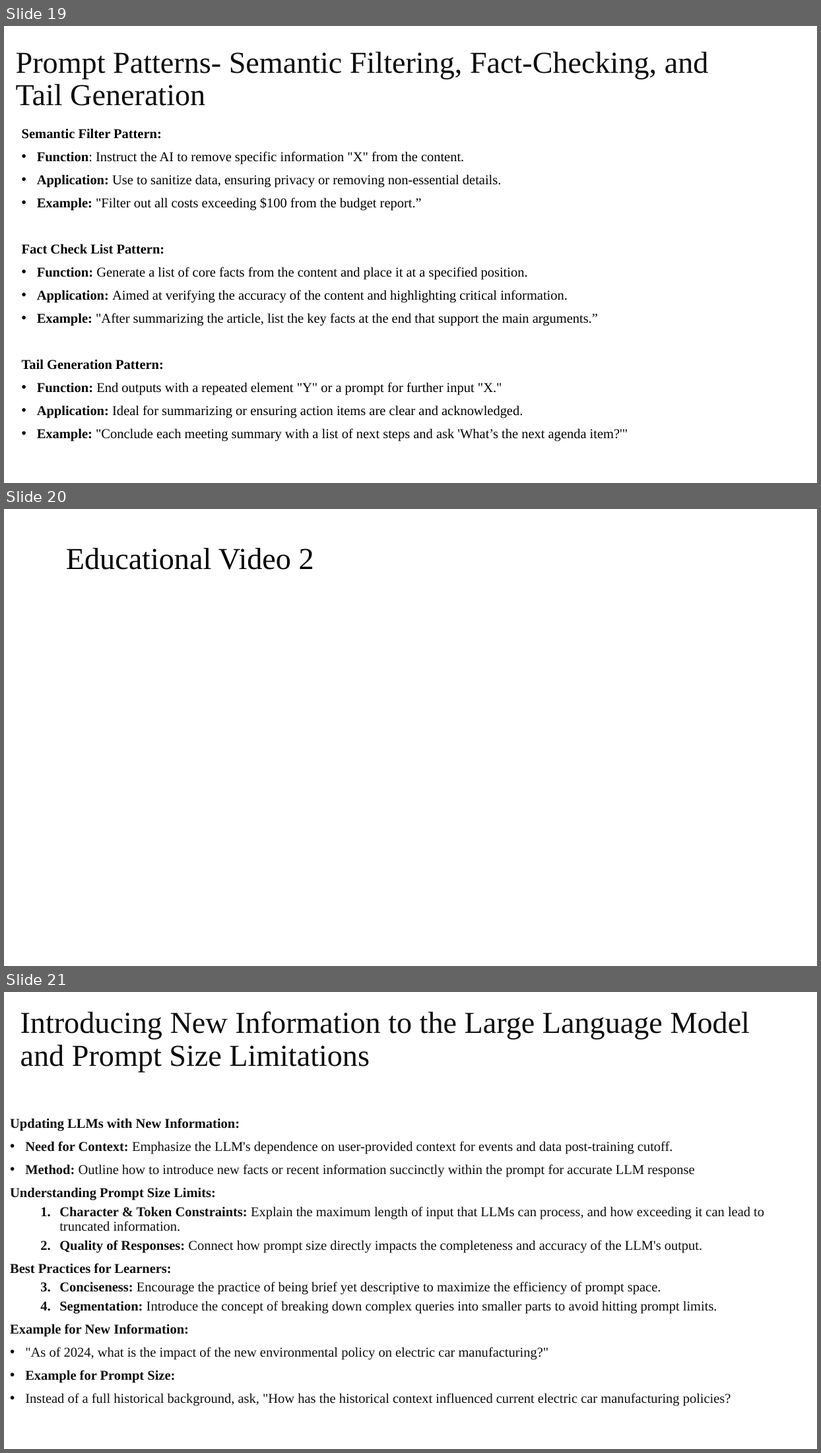
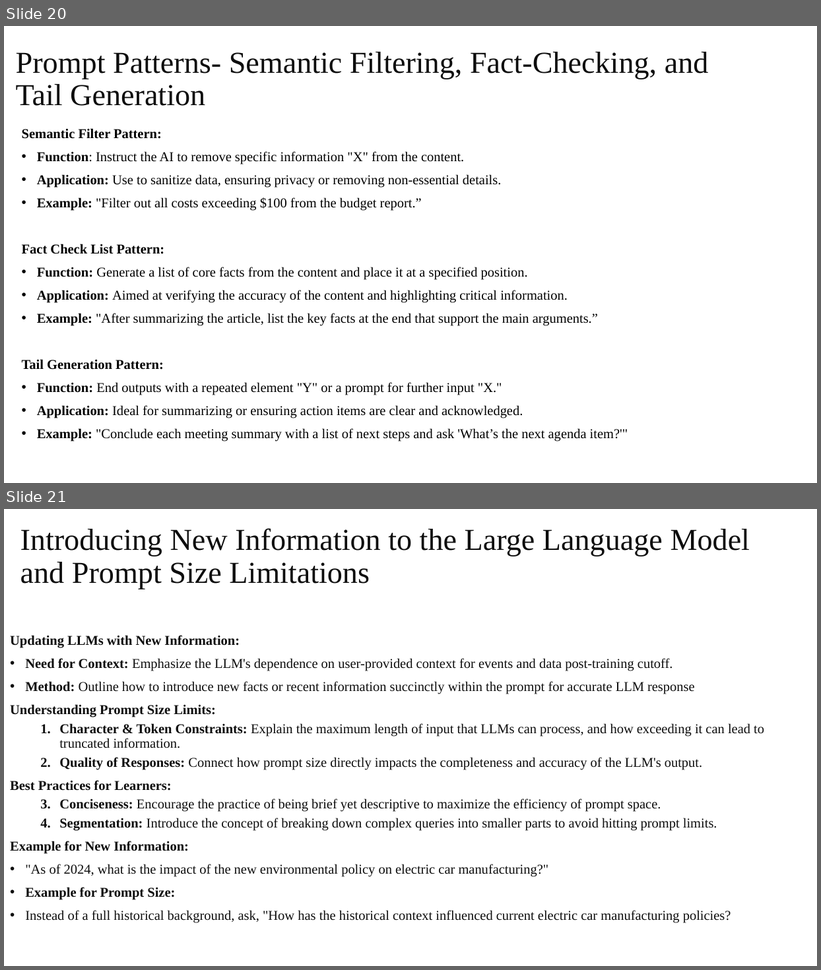
Before and after one commit to Humanitariansai/OPT, a slide deck: PROMPT_ENGINEERING_AND_AI/LLM-Intro_Prompting-SlideDecks_Videos_Quizzes/Introduction to LLMs and Prompting_Module1.pptx. Shown one above the other, each under a label of ours: slides 19, 20 and 21 before the commit, slides 20 and 21 after it. The pictures are 821x1453 and 821x970 pixels, drawn with LibreOffice and Linux fonts; fonts in the diff are those of the drawing. Boxes give left, top, right and bottom in pixels: in the first picture for what was removed or moved away, otherwise in the second. Text is boxed around its words. In the diff, an @@ line names an element or a change of style, - is before the commit and + after.

```diff
--- a/PROMPT_ENGINEERING_AND_AI/LLM-Intro_Prompting-SlideDecks_Videos_Quizzes/Introduction to LLMs and Prompting_Module1.pptx
+++ b/PROMPT_ENGINEERING_AND_AI/LLM-Intro_Prompting-SlideDecks_Videos_Quizzes/Introduction to LLMs and Prompting_Module1.pptx
@@ slide 20 removed at [4, 509, 817, 966], background #FFFFFF @@
@@ title removed at [66, 548, 314, 570] @@
-Educational Video 2
@@ what was slide 19 is now slide 20 @@
```
Also in this commit, not shown: 3 slides added, 4 other files.
